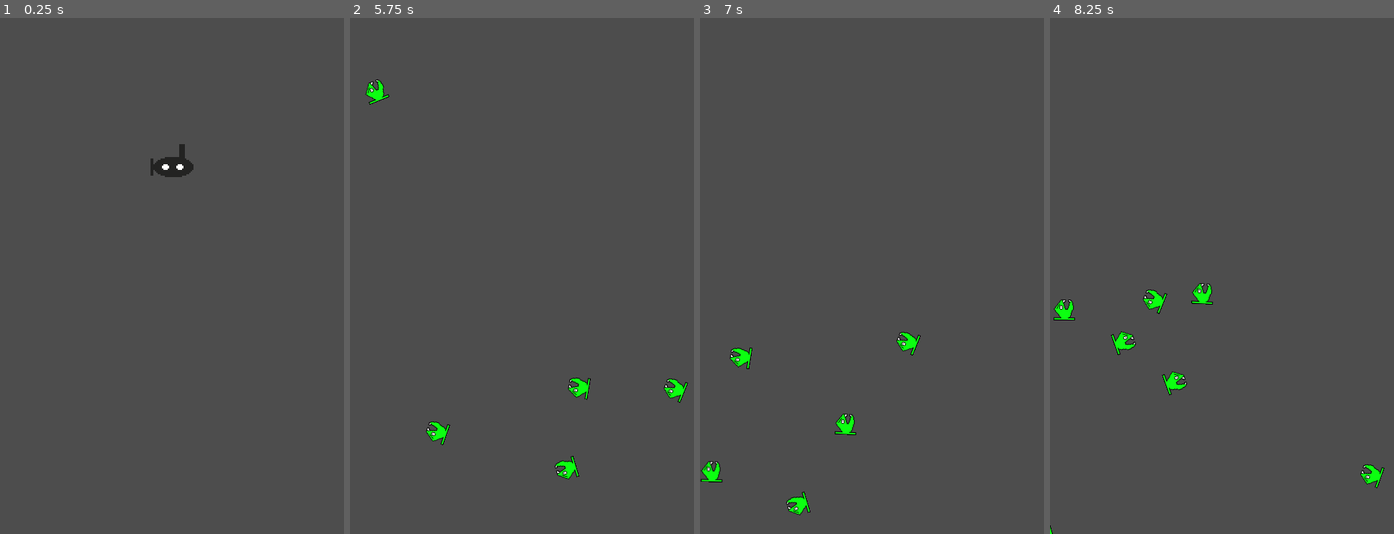
Above: before the commit, frames 1-4 (left to right).
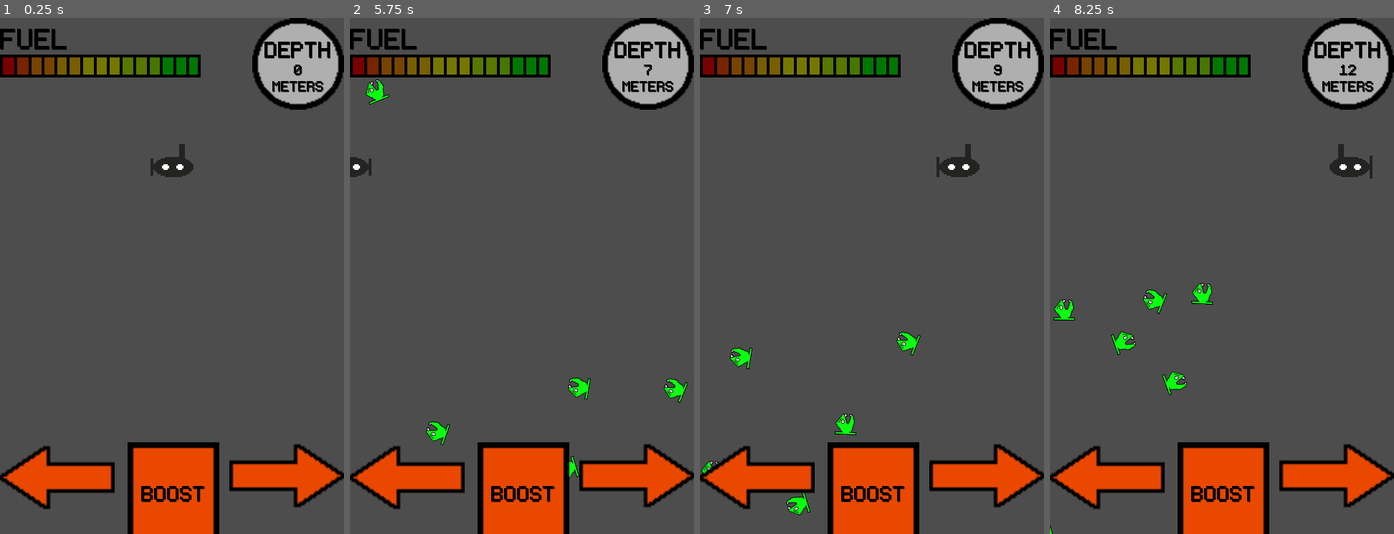
Above: after the commit, the same moments.

Repository: seb-navarro/Endless_Depth
Game: Godot game, scene res://Main/Main.tscn
The game is run twice, just before and just after one commit, with the same random seed, the same clock (stepped at 60 frames per second) and the same inputs.
Inputs:
- Up to frame 1 (0.25 s): no input
- Up to frame 2 (5.75 s): tap Enter at 0.5 s; hold D (move_right) 0.53-1.28 s; hold A (move_left) 1.28-2.03 s; hold D (move_right) 2.03-3.53 s; hold A (move_left) from 3.53 s (still down)
- Up to frame 3 (7 s): release A (move_left) at 5.78 s; hold D (move_right) from 5.78 s (still down)
- Up to frame 4 (8.25 s): release D (move_right) at 8.03 s; hold A (move_left) from 8.03 s (still down)

The runs differ from the first frame. In frame 1, 16% of the frame differs, in the area x 0-100%, y 0-100%; in frame 2, 16%; in frame 3, 16%; in frame 4, 16%.

Commit message:
Linked HUD to main scene

Diff:
--- a/HUD/hud.gd
+++ b/HUD/hud.gd
@@ -3,9 +3,35 @@
 
 # Called when the node enters the scene tree for the first time.
 func _ready() -> void:
-	pass # Replace with function body.
+	$Message.hide()
+	$PersonalBest.hide()
 
 
 # Called every frame. 'delta' is the elapsed time since the previous frame.
 func _process(delta: float) -> void:
 	pass
+
+
+func show_message(text, time):
+	$Message.text = text
+	$Message.show()
+	$MessageTimer.wait_time = time
+	$MessageTimer.start()
+
+func show_game_over():
+	show_message("Game Over", 5)
+
+
+func show_refuelling():
+	show_message("Refuelling...", 15)
+	# Wait until the MessageTimer has counted down.
+	await $MessageTimer.timeout
+	$MessageTimer.hide()
+
+
+func update_depth(depth):
+	$DepthCounter.text = str(depth)
+
+
+func _on_message_timer_timeout() -> void:
+	$Message.hide()
--- a/HUD/hud.tscn
+++ b/HUD/hud.tscn
@@ -166,7 +166,7 @@
 vertical_alignment = 1
 
 [node name="MessageTimer" type="Timer" parent="."]
-wait_time = 2.0
+wait_time = 15.0
 one_shot = true
 
 [node name="Left" type="TouchScreenButton" parent="."]
@@ -186,3 +186,5 @@
 scale = Vector2(2, 2)
 texture_normal = ExtResource("10_8kmhv")
 texture_pressed = ExtResource("11_rcw8h")
+
+[connection signal="timeout" from="MessageTimer" to="." method="_on_message_timer_timeout"]
--- a/Main/Main.tscn
+++ b/Main/Main.tscn
@@ -1,8 +1,9 @@
-[gd_scene load_steps=5 format=3 uid="uid://dliulwqq7o3kf"]
+[gd_scene load_steps=6 format=3 uid="uid://dliulwqq7o3kf"]
 
 [ext_resource type="PackedScene" uid="uid://wp7styrjr6eh" path="res://Player/Player.tscn" id="1_75qh5"]
 [ext_resource type="Script" path="res://Main/main.gd" id="1_bguby"]
 [ext_resource type="PackedScene" uid="uid://1u56hh1j6n4d" path="res://Enemies/BadFish/BadFish.tscn" id="2_22who"]
+[ext_resource type="PackedScene" uid="uid://bw0ocppp3257y" path="res://HUD/hud.tscn" id="4_74q7b"]
 
 [sub_resource type="Curve2D" id="Curve2D_loo8f"]
 _data = {
@@ -26,6 +27,9 @@
 wait_time = 2.0
 one_shot = true
 
+[node name="DepthTimer" type="Timer" parent="."]
+wait_time = 0.5
+
 [node name="StartPosition" type="Marker2D" parent="."]
 position = Vector2(240, 200)
 
@@ -36,7 +40,10 @@
 position = Vector2(480, 344)
 rotation = 1.5708
 
+[node name="HUD" parent="." instance=ExtResource("4_74q7b")]
+
 [connection signal="hit" from="Player" to="." method="_on_player_hit"]
 [connection signal="timeout" from="EnemyTimer" to="." method="_on_enemy_timer_timeout"]
 [connection signal="timeout" from="FuelDeplete" to="." method="_on_fuel_deplete_timeout"]
 [connection signal="timeout" from="StartTimer" to="." method="_on_start_timer_timeout"]
+[connection signal="timeout" from="DepthTimer" to="." method="_on_depth_timer_timeout"]
--- a/Main/main.gd
+++ b/Main/main.gd
@@ -2,7 +2,7 @@
 
 @export var enemy_scene: PackedScene
 var fuel = 100
-
+var depth = 0
 
 # Called when the node enters the scene tree for the first time.
 func _ready() -> void:
@@ -11,12 +11,13 @@
 
 # Called every frame. 'delta' is the elapsed time since the previous frame.
 func _process(delta: float) -> void:
-	if fuel == 0:
+	if fuel <= 0:
 		game_over()
 
 
 func _on_player_hit() -> void:
 	fuel -= 10
+	print(fuel)
 
 func new_game():
 	fuel = 100
@@ -42,6 +43,7 @@
 	add_child(enemy)
 
 
+
 func _on_fuel_deplete_timeout() -> void:
 	fuel -= 1
 
@@ -49,7 +51,15 @@
 func _on_start_timer_timeout() -> void:
 	$EnemyTimer.start()
 	$FuelDeplete.start()
+	$DepthTimer.start()
 
 func game_over():
 	$EnemyTimer.stop()
 	$FuelDeplete.stop()
+	$DepthTimer.stop()
+	$HUD.show_game_over()
+
+
+func _on_depth_timer_timeout() -> void:
+	depth += 1
+	$HUD.update_depth(depth)
--- a/Player/Player.gd
+++ b/Player/Player.gd
@@ -34,9 +34,8 @@
 
 
 func _on_body_entered(body: Node2D) -> void:
-	hide() # Player disappears after being hit.
 	hit.emit()
-	$CollisionPolygon2D.set_deferred("disabled", true)
+
 
 func start(pos):
 	position = pos
